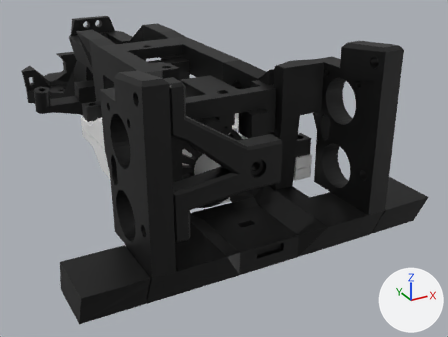
Before and after pictures for a commit that changed the glTF model embeds/models_glb/ViZio26CalcModel_V4Chassis.glb.
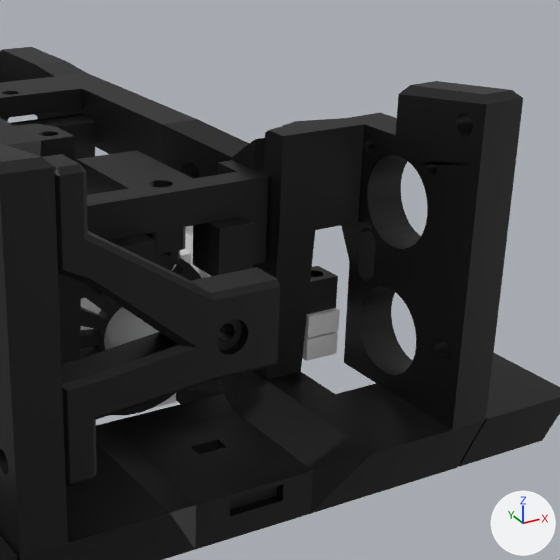
Each version is shown whole from a 50 mm camera at (-10.67, -23.06, 10.17) aimed at (3.19, 2.15, -2.44), then close up on the part from 32% to 94% of the width and 0% to 83% of the height. Lighting does not change. The marker at lower right points along +X, +Y and +Z. The older version's two pictures come first. Where no turn or scale is listed for an object, it has been applied to the vertices. Vertices at exactly the same position are counted once.

In view in the first close-up: 'Cube.001', 'Cube.007', 'Cube.114', 'Cylinder.003', 'ViZio26CalcModel_Lig7', 'ViZio26CalcModel_Lig7.001', 'ViZioInternationalMotorFix', 'ViZioInternationalMotorFix.002' and 2 more.
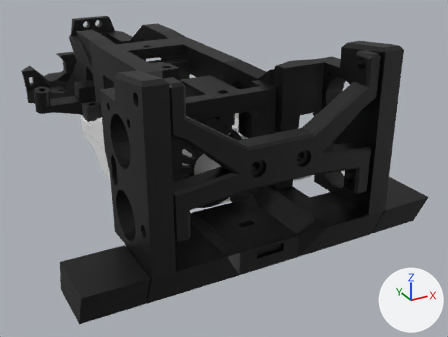
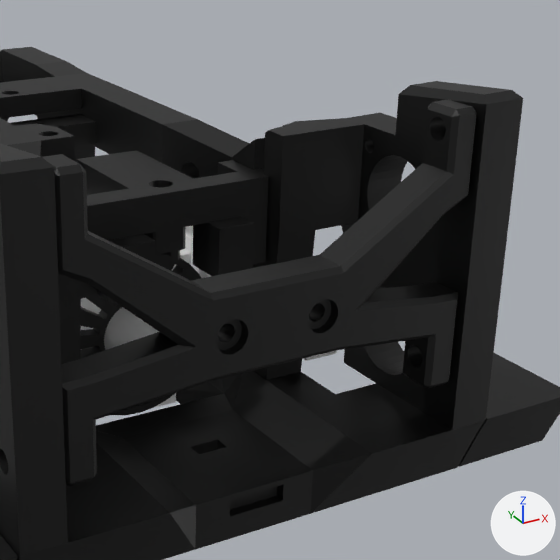
What the commit changed:
me_cube_002 is used by ob_cube_007; location (0.09, -7.04, 2.11).
me_cube_002 had 407 vertices, 814 faces and spanned x -3.94..0.0, y -0.4..0.4, z -2.02..3.18.
me_cube_002 now has 804 vertices, 1628 faces and spans x -3.94..3.94, y -0.4..0.4, z -2.02..3.18.
me_cube_002 part 1: 397 vertices added at x 0.57..3.94, y -0.4..0.4, z -2.02..3.18.

Pixel boxes (x1, y1, x2, y2) of what changed, in the close-ups (560 x 560 px):
'Cube.007', reshaped (83% wider, 16% taller): before (43, 154, 280, 486); after (43, 100, 477, 486)
part 1 of me_cube_002, added (black): after (257, 100, 477, 389)
